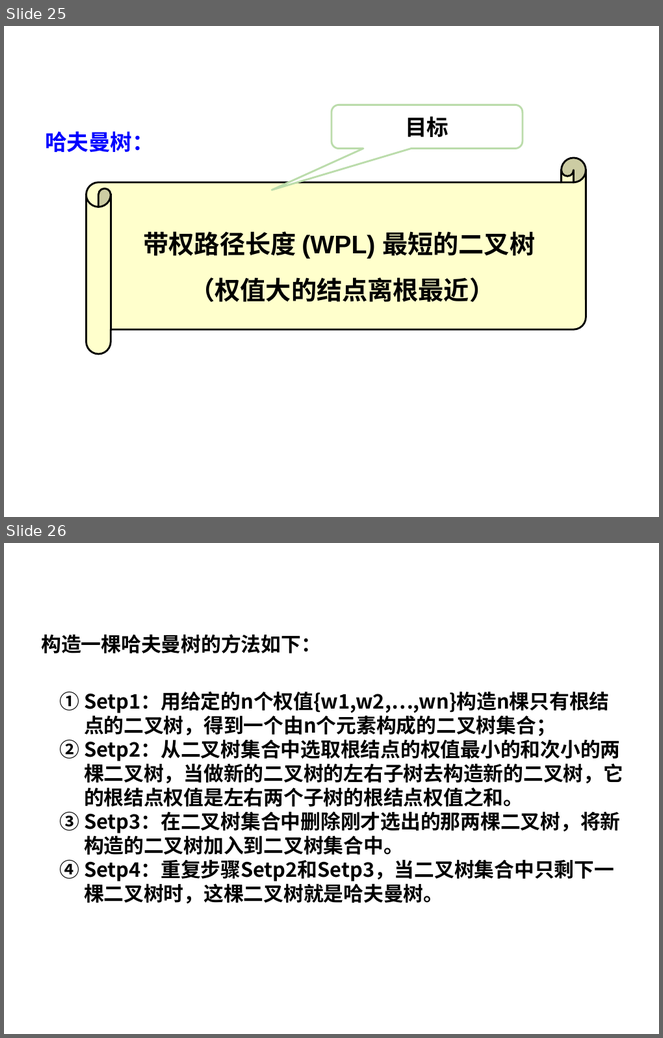
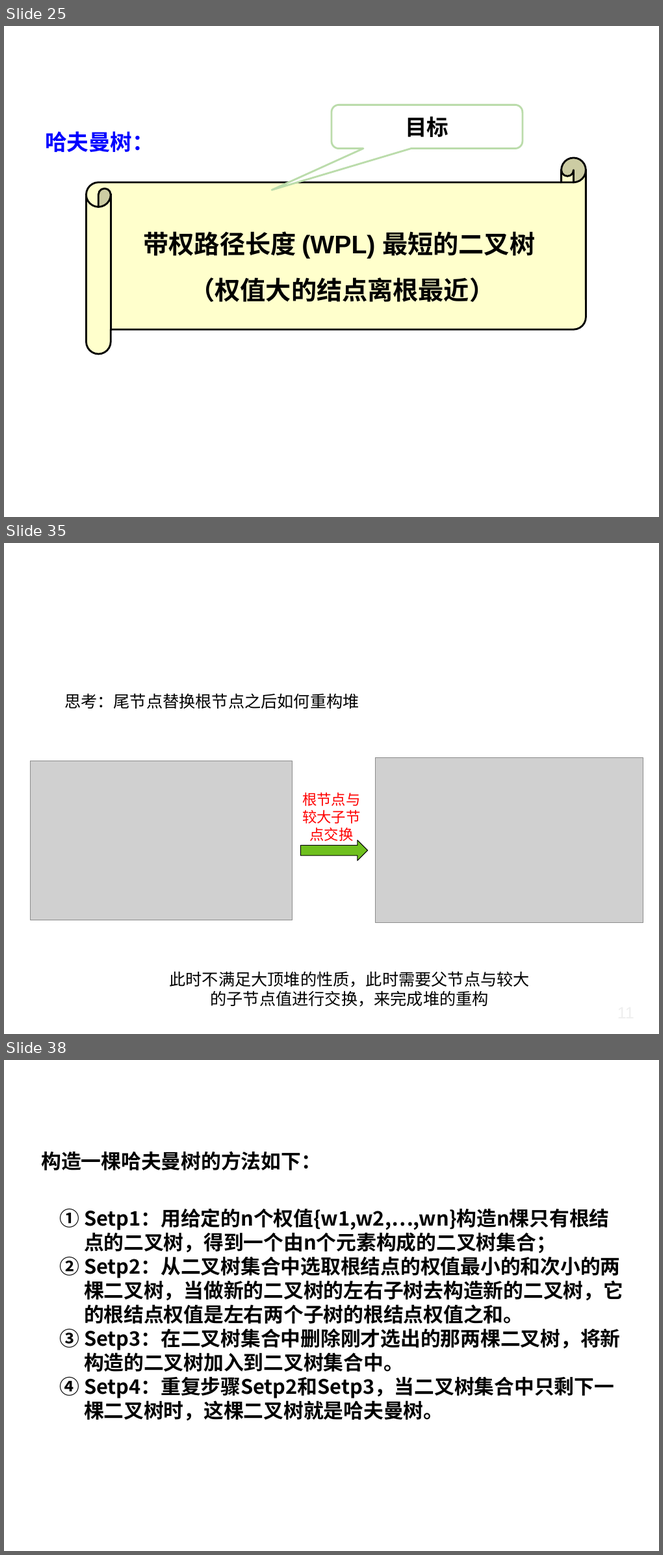
Before and after one commit to liutongling/DP, a slide deck: file/第4章 贪心法.pptx. Shown one above the other, each under a label of ours: slides 25 and 26 before the commit, slides 25, 35 and 38 after it; the slides between them are not shown. The pictures are 663x1038 and 663x1555 pixels, drawn with LibreOffice and Linux fonts; fonts in the diff are those of the drawing; grey boxes stand for pictures; background and template pictures are left out. Boxes give left, top, right and bottom in pixels: in the first picture for what was removed or moved away, otherwise in the second. Text is boxed around its words. In the diff, an @@ line names an element or a change of style, - is before the commit and + after.

Commit message:
完成第四章内容第一次课的制作

```diff
--- a/file/第4章 贪心法.pptx
+++ b/file/第4章 贪心法.pptx
@@ slide 35 added at (4, 543, 659, 1034), background #FFFFFF @@
@@ title added at (94, 566, 653, 672), 28 pt, text #FFFFFF, bold @@
+1.3 利用堆进行排序
@@ text added at (64, 693, 360, 709), 18 pt, text #000000 @@
+思考：尾节点替换根节点之后如何重构堆
@@ picture added at (30, 761, 293, 920) @@
@@ picture added at (376, 758, 644, 923) @@
@@ text added at (302, 793, 360, 841), 16 pt, text #FF0000 @@
+根节点与较大子节点交换
@@ right arrow added at (301, 841, 367, 861), fill #6FC01E, outline #000000 0.75 pt @@
@@ text added at (170, 971, 530, 1007), 18 pt, text #000000 @@
+此时不满足大顶堆的性质，此时需要父节点与较大的子节点值进行交换，来完成堆的重构
@@ text added at (466, 1000, 641, 1026), 18 pt, text #EFEFEF @@
+11
@@ what was slide 26 is now slide 38 @@
```
Also in this commit, not shown: 3 slides changed, 14 other slides added, 3 slides removed, 2 other files.
